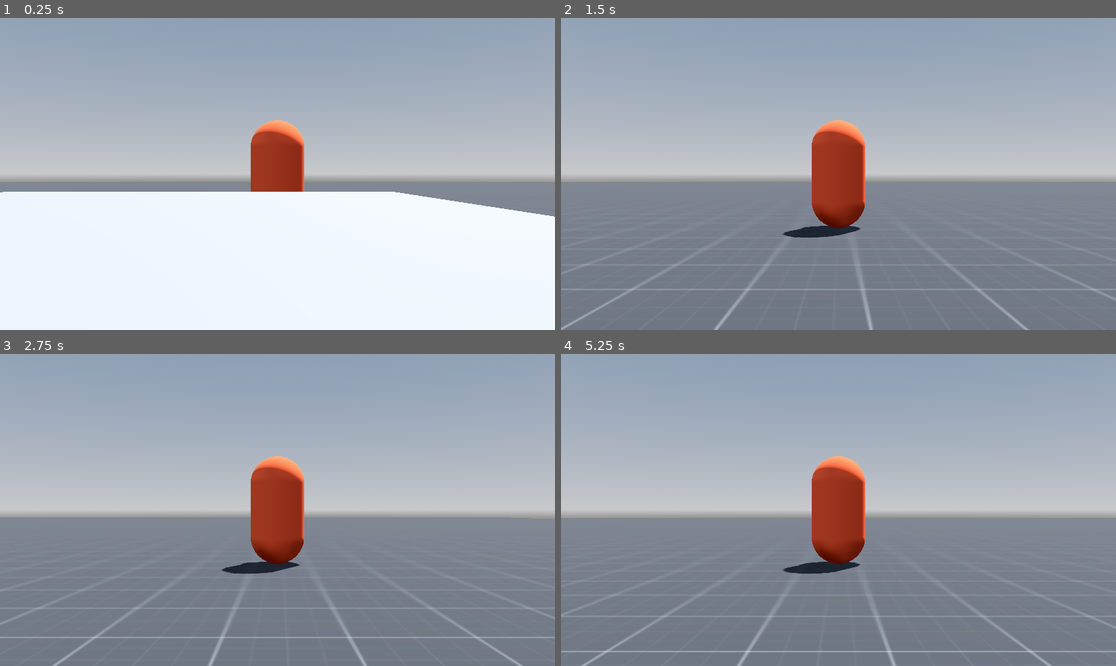
Above: before the commit, frames 1-4 (two rows, left to right).
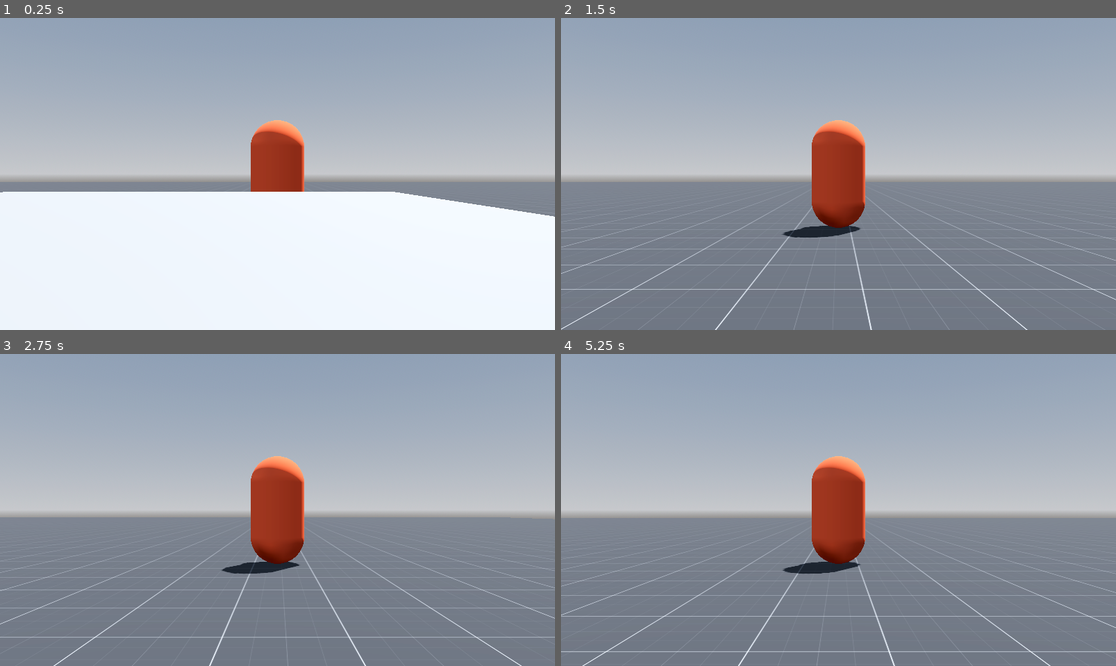
Above: after the commit, the same moments.

Repository: andersonmadeira/3d-character-controller
Game: Godot game, scene res://scenes/playground.tscn
Two runs of this game, one before a commit and one after it. Both use one fixed random seed, a clock stepped at 60 frames per second and the inputs below.
Inputs (mouse positions are in pixels of both pictures, inside the frame that each line leads up to):
- Up to frame 1 (0.25 s): no input
- Up to frame 2 (1.5 s): move the mouse to (960, 158) at 0.52 s; hold D (move_right) 0.53-1.28 s; hold Shift (run) 0.53-1.28 s; click (960, 158) at 0.67 s; tap Space (jump) at 0.77 s; move the mouse to (727, 189) at 1.27 s; hold S (move_down) from 1.28 s (still down); tap Shift (run) at 1.35 s
- Up to frame 3 (2.75 s): tap Space (jump) at 1.52 s; move the mouse to (333, 441) at 2.02 s; release S (move_down) at 2.03 s; hold D (move_right) from 2.03 s (still down); hold Shift (run) from 2.03 s (still down)
- Up to frame 4 (5.25 s): move the mouse to (810, 572) at 2.77 s; release D (move_right) at 2.78 s; release Shift (run) at 2.78 s; hold W (move_up) 2.78-3.53 s; tap Shift (run) at 2.85, 4.35 s; click (810, 572) at 2.92 s; tap Space (jump) at 3.02, 3.77, 4.52 s; move the mouse to (1005, 556) at 3.52 s; hold Shift (run) 3.53-4.28 s; hold A (move_left) 3.53-5.03 s; move the mouse to (672, 463) at 4.27 s; move the mouse to (866, 510) at 5.02 s; hold S (move_down) from 5.03 s (still down); hold Shift (run) from 5.03 s (still down); click (866, 510) at 5.17 s

The runs differ from the first frame. In frame 2, 1.0% of the frame differs, in the area x 0-100%, y 59-100%; in frame 3, 0.7%; in frame 4, 1.1%.

Commit message:
fix: textures getting blurred away from the camera

Diff:
--- a/project.godot
+++ b/project.godot
@@ -50,4 +50,5 @@
 
 [rendering]
 
+textures/default_filters/anisotropic_filtering_level=4
 anti_aliasing/quality/msaa_3d=2
--- a/scenes/playground.tscn
+++ b/scenes/playground.tscn
@@ -39,7 +39,9 @@
 
 [sub_resource type="StandardMaterial3D" id="StandardMaterial3D_oxjpp"]
 albedo_texture = ExtResource("2_3w0lp")
+anisotropy = 1.0
 uv1_scale = Vector3(50, 50, 50)
+texture_filter = 5
 
 [sub_resource type="BoxMesh" id="BoxMesh_8wav0"]
 size = Vector3(5, 0.5, 5)
--- a/scripts/player.gd
+++ b/scripts/player.gd
@@ -9,7 +9,6 @@
 @export var body: MeshInstance3D
 @export var rotation_speed: float = 12.0
 
-# TODO: Fix textures getting blurred from far camera
 # TODO: Implement variable jump height
 # TODO: Implement double jump (Set the number of allowed consecutive jumps)
 # TODO: Implement jump buffer
